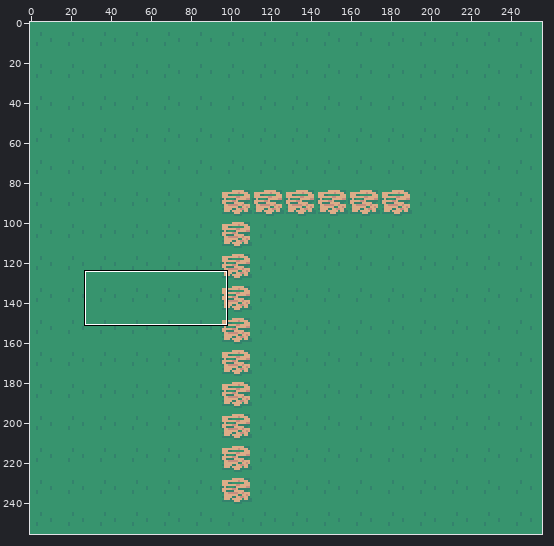
Pixel-art file -- dist/static/assets/aseprite/world.aseprite. The first picture is a wide view before the edit; the outline marks the close-up.
Close-up. The starting point:
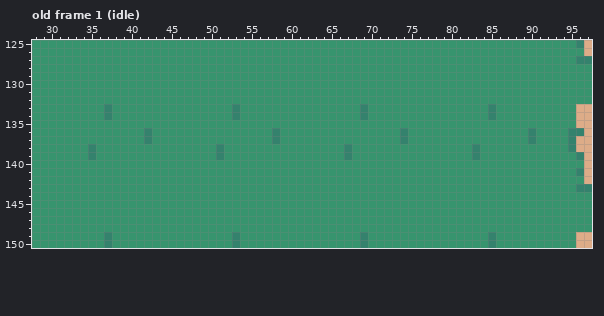
256x256 pixels, 1 frame. Shown: old frame 1 (idle): x 28..97, y 125..150.
After:
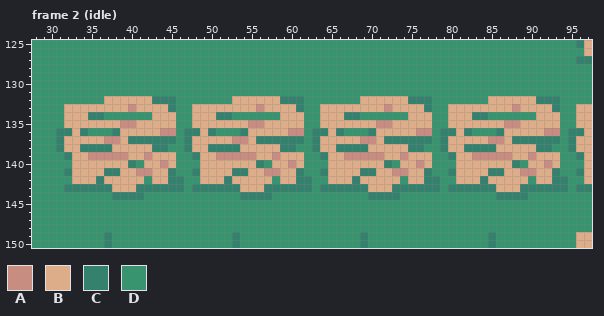
Palette (. is transparent): A #c68d80  B #ddac88  C #34826d  D #37946e
A new or re-ordered frame is compared with the old frame closest to it.
Diff:
frames 1 -> 2
--- frame 2 (idle) is new; against old frame 1 (idle), layer "grass"
@@ x 28..97 @@
 131 DDDDDDDDDDDDDDDDDDDDDDDDDDDDDDDDDDDDDDDDDDDDDDDDDDDDDDDDDDDDDDDDDDDDDD
-132 DDDDDDDDDDDDDDDDDDDDDDDDDDDDDDDDDDDDDDDDDDDDDDDDDDDDDDDDDDDDDDDDDDDDDD
-133 DDDDDDDDDCDDDDDDDDDDDDDDDCDDDDDDDDDDDDDDDCDDDDDDDDDDDDDDDCDDDDDDDDDDBB
-134 DDDDDDDDDCDDDDDDDDDDDDDDDCDDDDDDDDDDDDDDDCDDDDDDDDDDDDDDDCDDDDDDDDDDBB
-135 DDDDDDDDDDDDDDDDDDDDDDDDDDDDDDDDDDDDDDDDDDDDDDDDDDDDDDDDDDDDDDDDDDDDBB
-136 DDDDDDDDDDDDDDCDDDDDDDDDDDDDDDCDDDDDDDDDDDDDDDCDDDDDDDDDDDDDDDCDDDDCCB
-137 DDDDDDDDDDDDDDCDDDDDDDDDDDDDDDCDDDDDDDDDDDDDDDCDDDDDDDDDDDDDDDCDDDDCBB
-138 DDDDDDDCDDDDDDDDDDDDDDDCDDDDDDDDDDDDDDDCDDDDDDDDDDDDDDDCDDDDDDDDDDDCBB
-139 DDDDDDDCDDDDDDDDDDDDDDDCDDDDDDDDDDDDDDDCDDDDDDDDDDDDDDDCDDDDDDDDDDDDCB
-140 DDDDDDDDDDDDDDDDDDDDDDDDDDDDDDDDDDDDDDDDDDDDDDDDDDDDDDDDDDDDDDDDDDDDDB
-141 DDDDDDDDDDDDDDDDDDDDDDDDDDDDDDDDDDDDDDDDDDDDDDDDDDDDDDDDDDDDDDDDDDDDCB
-142 DDDDDDDDDDDDDDDDDDDDDDDDDDDDDDDDDDDDDDDDDDDDDDDDDDDDDDDDDDDDDDDDDDDDDB
-143 DDDDDDDDDDDDDDDDDDDDDDDDDDDDDDDDDDDDDDDDDDDDDDDDDDDDDDDDDDDDDDDDDDDDCC
-144 DDDDDDDDDDDDDDDDDDDDDDDDDDDDDDDDDDDDDDDDDDDDDDDDDDDDDDDDDDDDDDDDDDDDDD
+132 DDDDDDDDDBBBBBBCCCDDDDDDDBBBBBBCCCDDDDDDDBBBBBBCCCDDDDDDDBBBBBBCCCDDDD
+133 DDDDBBBBBBBBABBBBCDDBBBBBBBBABBBBCDDBBBBBBBBABBBBCDDBBBBBBBBABBBBCDDBB
+134 DDDDBBBCCDDDDDDBBBDDBBBCCDDDDDDBBBDDBBBCCDDDDDDBBBDDBBBCCDDDDDDBBBDDBB
+135 DDDDBBBBBBBAABBBBBDDBBBBBBBAABBBBBDDBBBBBBBAABBBBBDDBBBBBBBAABBBBBDDBB
+136 DDDCCBCDDDCBBBBBAADCCBCDDDCBBBBBAADCCBCDDDCBBBBBAADCCBCDDDCBBBBBAADCCB
+137 DDDCBBBBBAABCCCCCCDCBBBBBAABCCCCCCDCBBBBBAABCCCCCCDCBBBBBAABCCCCCCDCBB
+138 DDDCBBCCCCBBBBBCCDDCBBCCCCBBBBBCCDDCBBCCCCBBBBBCCDDCBBCCCCBBBBBCCDDCBB
+139 DDDDCBBAAAAABBABBBDDCBBAAAAABBABBBDDCBBAAAAABBABBBDDCBBAAAAABBABBBDDCB
+140 DDDDDBBBBBBBCDBBABDDDBBBBBBBCDBBABDDDBBBBBBBCDBBABDDDBBBBBBBCDBBABDDDB
+141 DDDDCBBBBCCBBAABBCDDCBBBBCCBBAABBCDDCBBBBCCBBAABBCDDCBBBBCCBBAABBCDDCB
+142 DDDDDBBBCBBBBBDBBCCDDBBBCBBBBBDBBCCDDBBBCBBBBBDBBCCDDBBBCBBBBBDBBCCDDB
+143 DDDDCCCCCCBBBCCCCCCDCCCCCCBBBCCCCCCDCCCCCCBBBCCCCCCDCCCCCCBBBCCCCCCDCC
+144 DDDDDDDDDDCCCCDDDDDDDDDDDDCCCCDDDDDDDDDDDDCCCCDDDDDDDDDDDDCCCCDDDDDDDD
 145 DDDDDDDDDDDDDDDDDDDDDDDDDDDDDDDDDDDDDDDDDDDDDDDDDDDDDDDDDDDDDDDDDDDDDD
Boxes around the changes in both close-ups, in picture pixels (x1, y1, x2, y2):
changed: (56, 96, 568, 200)
